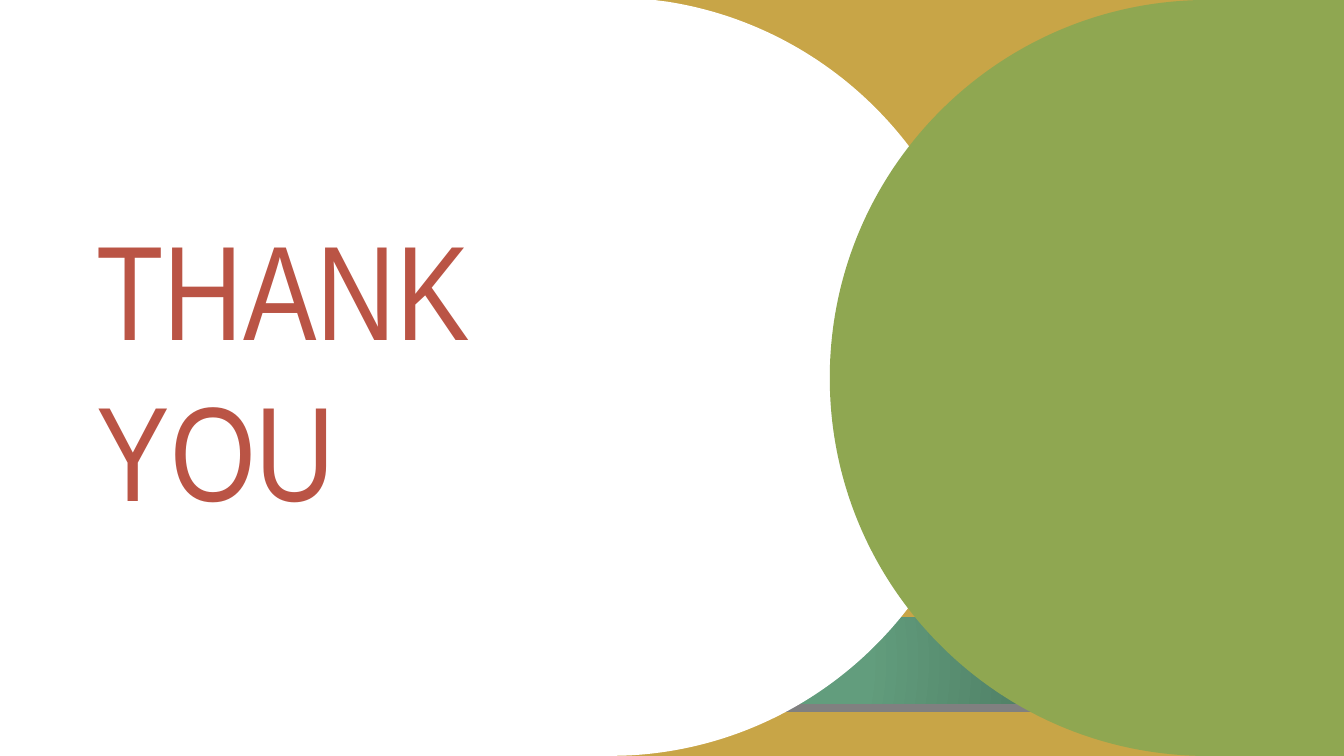
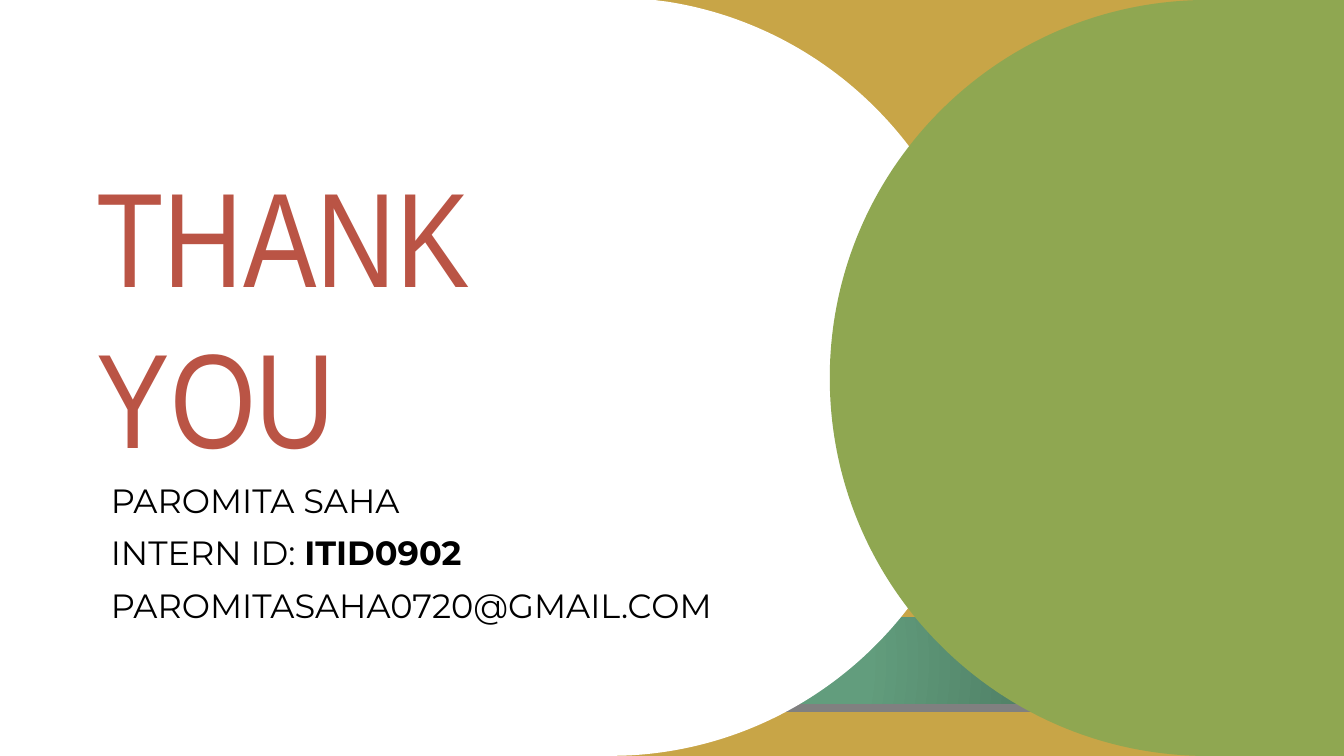
Before and after one commit to Paromita23/InLighn_Tech_Internship, a slide deck: slide 17 of Customer Churn Prediction/Solution/Customer Churn Prediction Analysis.pptx. Drawn at 1344x756 pixels with LibreOffice and Linux fonts; fonts in the diff are those of the drawing; background and template pictures are left out. Boxes give left, top, right and bottom in pixels: in the first picture for what was removed or moved away, otherwise in the second. Text is boxed around its words. In the diff, an @@ line names an element or a change of style, - is before the commit and + after.

```diff
--- a/Customer Churn Prediction/Solution/Customer Churn Prediction Analysis.pptx
+++ b/Customer Churn Prediction/Solution/Customer Churn Prediction Analysis.pptx
@@ title "THANK YOU": place and size @@
-title "THANK YOU" at (97, 247, 470, 503)
+title "THANK YOU" at (97, 194, 470, 450)
@@ subtitle added at (111, 489, 712, 625), 24 pt, text #000000 @@
+PAROMITA SAHA
+INTERN ID: ITID0902
+PAROMITASAHA0720@GMAIL.COM
```
Also in this commit, not shown: 1 other slide changed.
